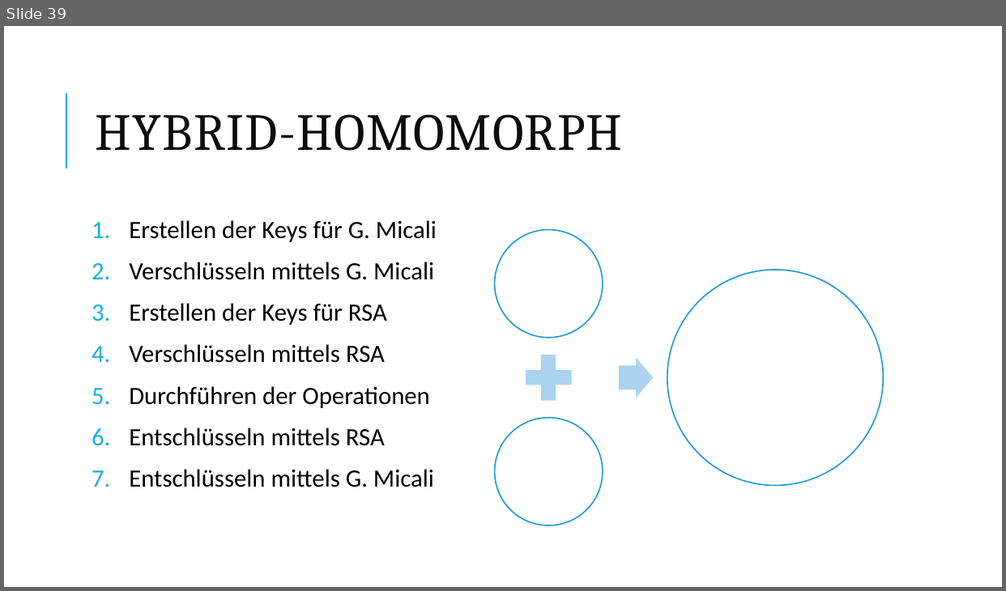
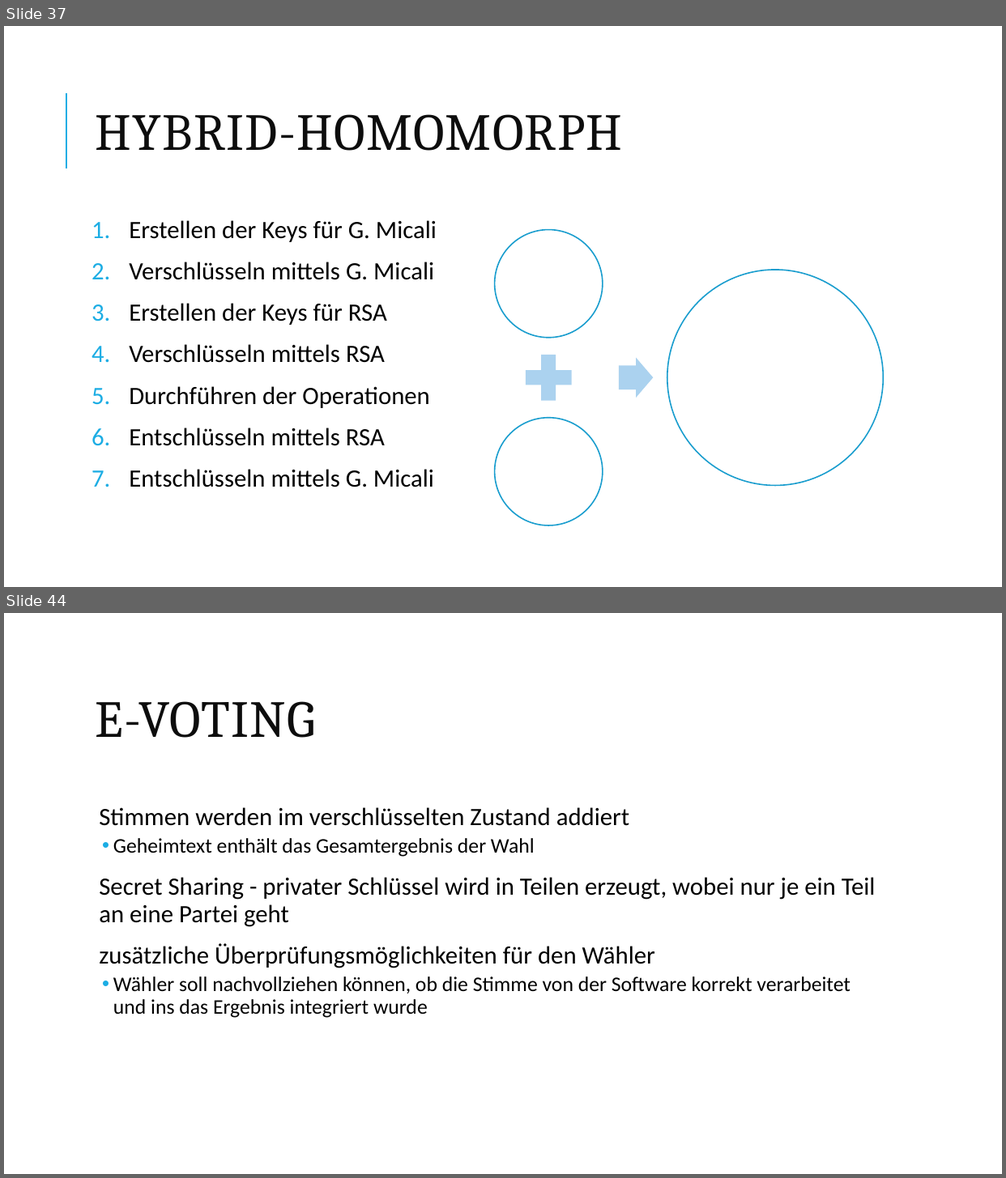
Before and after one commit to kohlerta/Krypto, a slide deck: hannah_raimund_tanja.pptx. Shown one above the other, each under a label of ours: slide 39 before the commit, slides 37 and 44 after it; the slides between them are not shown. The pictures are 1006x591 and 1006x1178 pixels, drawn with LibreOffice and Linux fonts; fonts in the diff are those of the drawing. Boxes give left, top, right and bottom in pixels: in the first picture for what was removed or moved away, otherwise in the second. Text is boxed around its words. In the diff, an @@ line names an element or a change of style, - is before the commit and + after.

```diff
--- a/hannah_raimund_tanja.pptx
+++ b/hannah_raimund_tanja.pptx
@@ slide 44 added at [4, 613, 1002, 1174], background #FFFFFF @@
@@ text added at [96, 701, 315, 738], 50 pt, text #0D0D0D @@
+E-VOTING
@@ text added at [99, 807, 876, 1018], 24 pt, text #000000 @@
+  Stimmen werden im verschlüsselten Zustand addiert
+  • Geheimtext enthält das Gesamtergebnis der Wahl
+  Secret Sharing - privater Schlüssel wird in Teilen erzeugt, wobei nur je ein Teil an eine Partei geht
+  zusätzliche Überprüfungsmöglichkeiten für den Wähler
+  • Wähler soll nachvollziehen können, ob die Stimme von der Software korrekt verarbeitet und ins das Ergebnis integriert wurde
@@ what was slide 39 is now slide 37 @@
```
Also in this commit, not shown: 17 slides changed, 15 other slides added, 10 slides removed, 7 other files.
